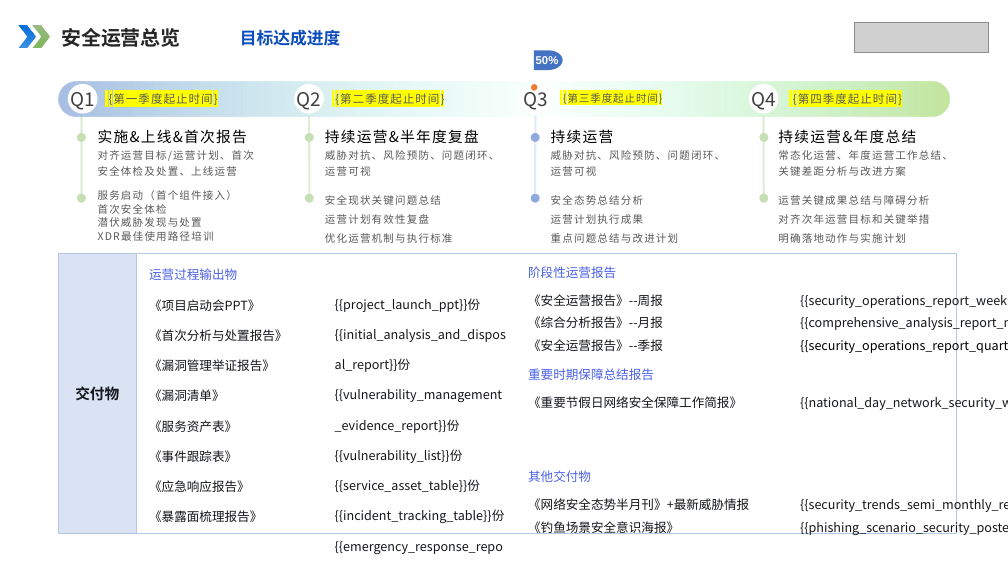
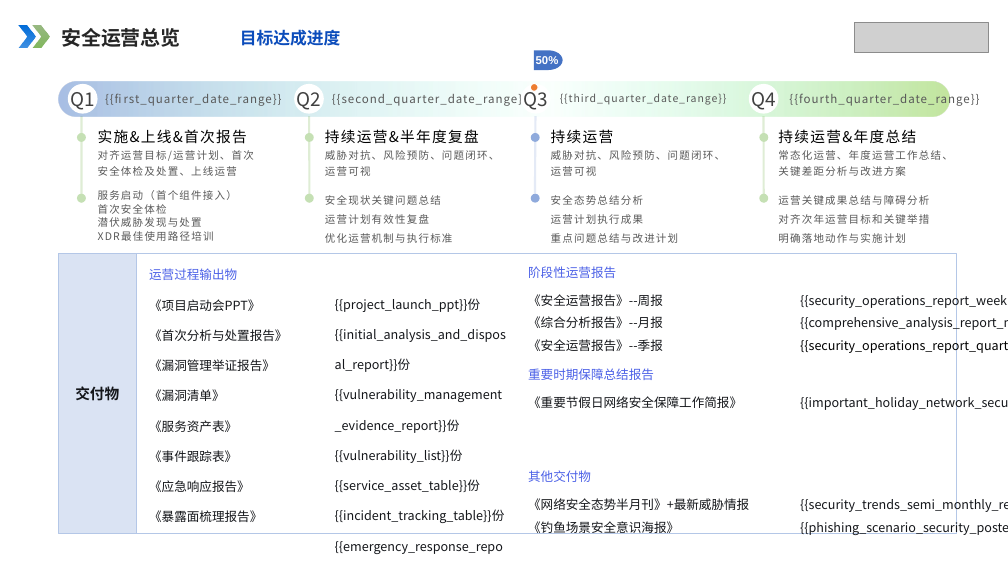
Before and after one commit to Xupai2022/report-generation, a slide deck: slide 7 of mss_ai_ppt_sample_assets/backend/data/templates/经典模板.pptx. Drawn at 1008x567 pixels with LibreOffice and Linux fonts; fonts in the diff are those of the drawing; grey boxes stand for pictures. Boxes give left, top, right and bottom in pixels: in the first picture for what was removed or moved away, otherwise in the second. Text is boxed around its words. In the diff, an @@ line names an element or a change of style, - is before the commit and + after.

```diff
--- a/mss_ai_ppt_sample_assets/backend/data/templates/经典模板.pptx
+++ b/mss_ai_ppt_sample_assets/backend/data/templates/经典模板.pptx
@@ text at box(124, 94, 282, 106): text changed @@
-{第一季度起止时间}
+{{first_quarter_date_range}}
@@ text at box(332, 93, 527, 106): text changed @@
-{第二季度起止时间}
+{{second_quarter_date_range}}
@@ text at box(560, 93, 727, 105): text changed @@
-{第三季度起止时间}
+{{third_quarter_date_range}}
@@ text at box(789, 91, 979, 107): text changed @@
-{第四季度起止时间}
+{{fourth_quarter_date_range}}
@@ text at box(800, 394, 1008, 411): text changed @@
-{{national_day_network_security_work_report}}份
+{{important_holiday_network_security_work_report}}份
```
Also in this commit, not shown: 3 other slides changed, 9 other files.
